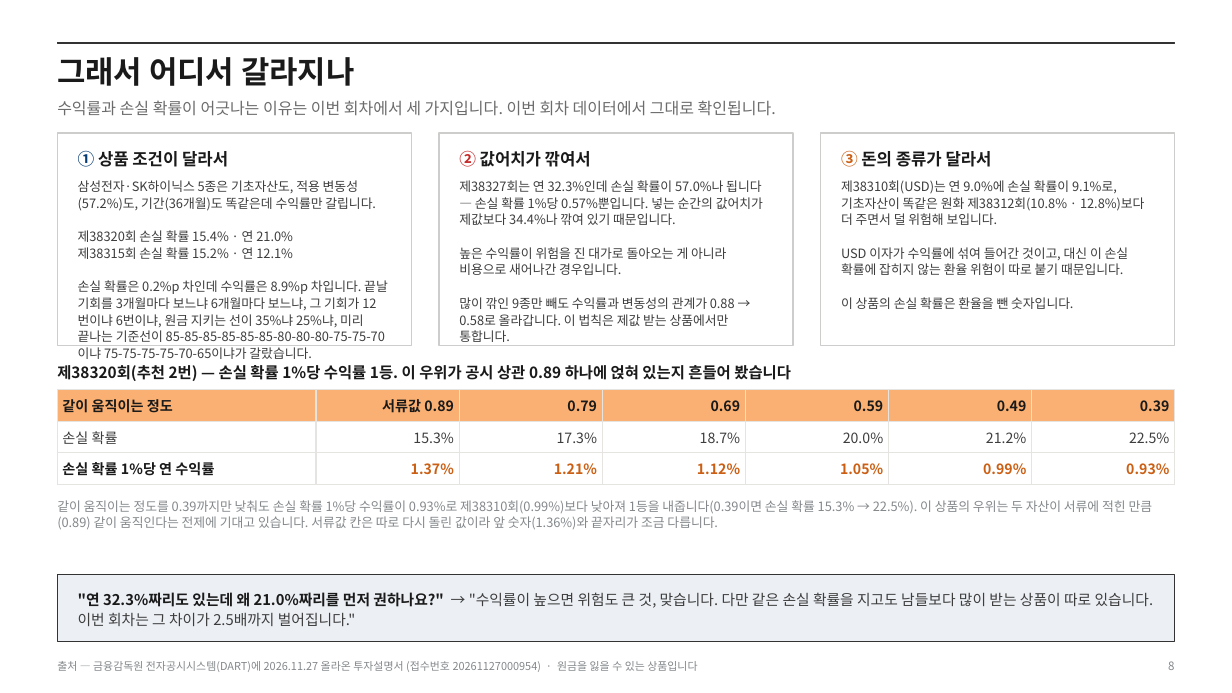
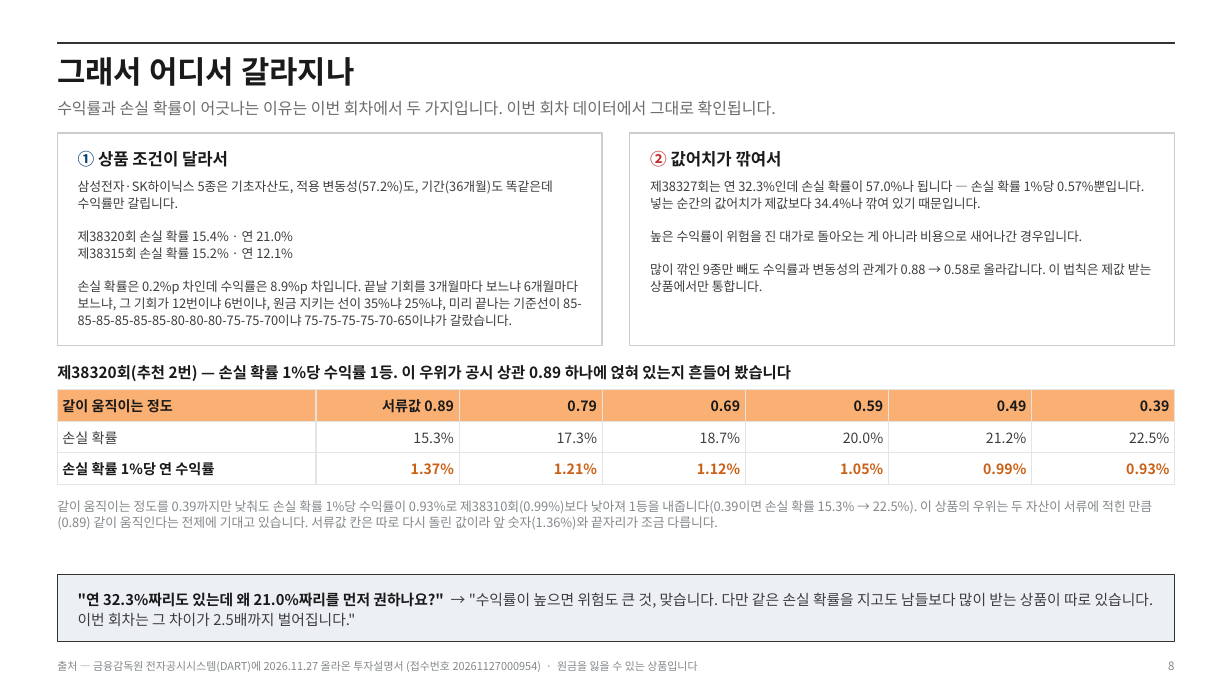
Before and after one commit to hanaroline/work_1, a slide deck: slide 8 of els-analysis-deck.pptx. Drawn at 1232x693 pixels with LibreOffice and Linux fonts; fonts in the diff are those of the drawing. Boxes give left, top, right and bottom in pixels: in the first picture for what was removed or moved away, otherwise in the second. Text is boxed around its words. In the diff, an @@ line names an element or a change of style, - is before the commit and + after.

```diff
--- a/els-analysis-deck.pptx
+++ b/els-analysis-deck.pptx
@@ text at bbox=[57, 100, 776, 115]: text changed @@
-수익률과 손실 확률이 어긋나는 이유는 이번 회차에서 세 가지입니다. 이번 회차 데이터에서 그대로 확인됩니다.
+수익률과 손실 확률이 어긋나는 이유는 이번 회차에서 두 가지입니다. 이번 회차 데이터에서 그대로 확인됩니다.
@@ rectangle: place and size @@
-rectangle at bbox=[57, 133, 411, 346]
+rectangle at bbox=[57, 133, 603, 346]
@@ rectangle removed at bbox=[439, 133, 793, 346] @@
@@ rectangle: place and size @@
-rectangle at bbox=[821, 133, 1175, 346]
+rectangle at bbox=[630, 133, 1176, 346]
@@ text "② 값어치가 깎여서": place and size @@
-text "② 값어치가 깎여서" at bbox=[459, 150, 591, 167]
+text "② 값어치가 깎여서" at bbox=[650, 150, 782, 167]
@@ text "삼성전자·SK하이닉스 5종은 기초자산도, 적용 변동성(57.2%)도, ..." rewrapped from bbox=[78, 180, 388, 346] to bbox=[78, 180, 582, 326] @@
@@ text "제38327회는 연 32.3%인데 손실 확률이 ..." rewrapped from bbox=[459, 180, 763, 346] to bbox=[650, 180, 1152, 292] @@
@@ text removed at bbox=[841, 150, 992, 167] @@
-③ 돈의 종류가 달라서
@@ text removed at bbox=[841, 180, 1145, 309] @@
-제38310회(USD)는 연 9.0%에 손실 확률이 9.1%로, 기초자산이 똑같은 원화 제38312회(10.8% · 12.8%)보다 더 주면서 덜 위험해 보입니다.
-USD 이자가 수익률에 섞여 들어간 것이고, 대신 이 손실 확률에 잡히지 않는 환율 위험이 따로 붙기 때문입니다.
-이 상품의 손실 확률은 환율을 뺀 숫자입니다.
```
Also in this commit, not shown: 2 other slides changed, 17 other files.
